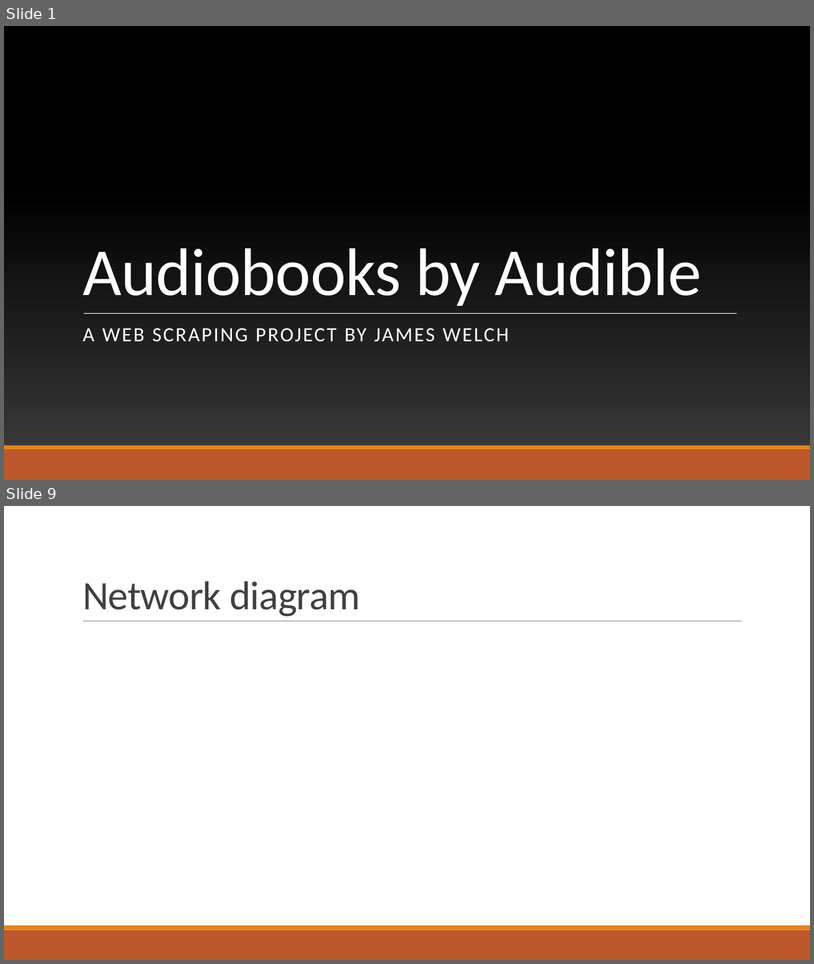
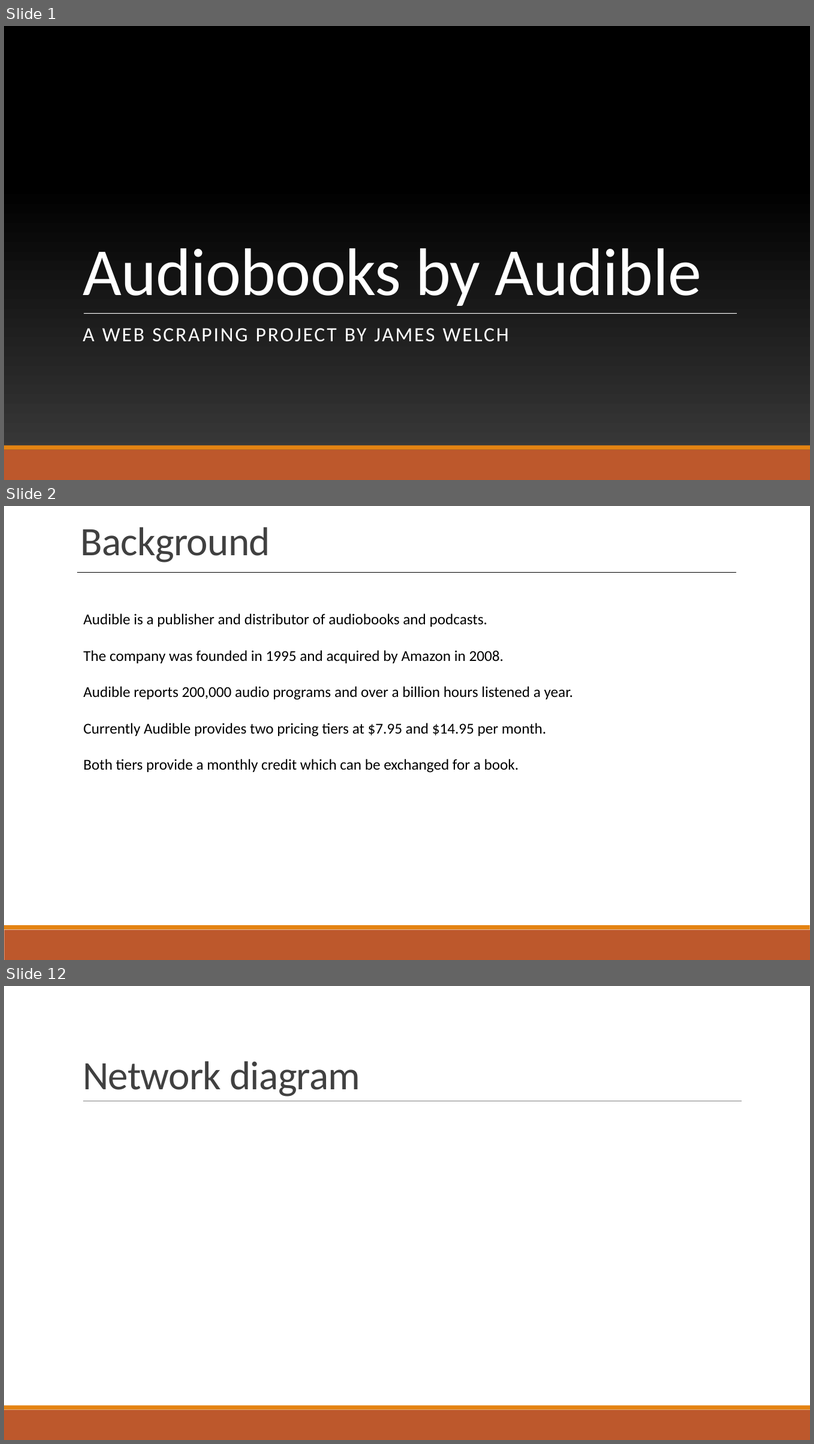
Before and after one commit to jwelch1123/finding_the_tree_in_the_forest, a slide deck: Presentation.pptx. Shown one above the other, each under a label of ours: slides 1 and 9 before the commit, slides 1, 2 and 12 after it; the slides between them are not shown. The pictures are 814x964 and 814x1444 pixels, drawn with LibreOffice and Linux fonts; fonts in the diff are those of the drawing; background and template pictures are left out. Boxes give left, top, right and bottom in pixels: in the first picture for what was removed or moved away, otherwise in the second. Text is boxed around its words. In the diff, an @@ line names an element or a change of style, - is before the commit and + after.

```diff
--- a/Presentation.pptx
+++ b/Presentation.pptx
@@ slide 2 added at bbox=[4, 506, 810, 960], background #FFFFFF; not listed: 2 template elements that a slide beside it also shows @@
@@ text added at bbox=[80, 527, 270, 562], 48 pt, text #404040 @@
+Background
@@ line added from (78, 572) to (737, 572), #000000 0.25 pt @@
@@ text added at bbox=[83, 613, 573, 772], 18 pt, text #000000 @@
+Audible is a publisher and distributor of audiobooks and podcasts.
+The company was founded in 1995 and acquired by Amazon in 2008.
+Audible reports 200,000 audio programs and over a billion hours listened a year.
+Currently Audible provides two pricing tiers at $7.95 and $14.95 per month.
+Both tiers provide a monthly credit which can be exchanged for a book.
@@ what was slide 9 is now slide 12 @@
```
Also in this commit, not shown: 4 slides changed, 6 other slides added, 5 slides removed, 6 other files.
